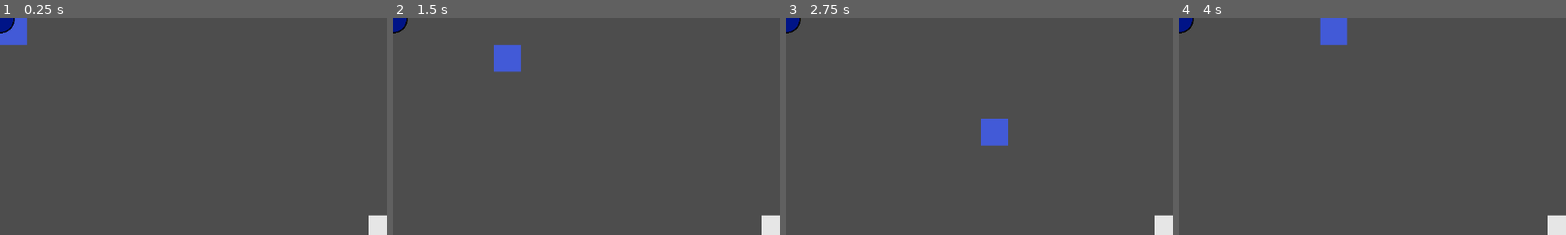
Above: before the commit, frames 1-4 (left to right).
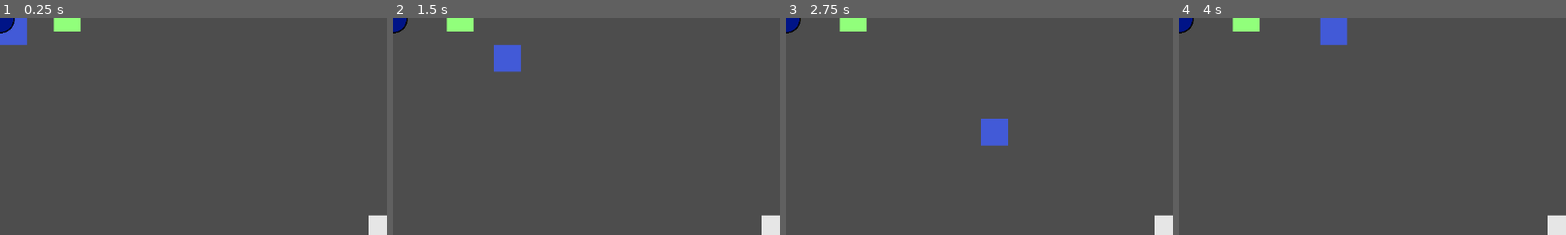
Above: after the commit, the same moments.

Repository: ElianOsiris/LightsOut
Game: Godot game, scene res://main.tscn
Same seed, same stepped clock (60 frames per second), same inputs: the game is played once before the commit and once after it.
Inputs (mouse positions are % of the whole screen's width and height, from its top left):
- Up to frame 1 (0.25 s): no input
- Up to frame 2 (1.5 s): tap Enter at 0.5 s; move the mouse to (72, 45) at 0.52 s; hold D (ui_right) 0.53-1.28 s; click (72, 45) at 0.67 s; move the mouse to (30, 55) at 1.27 s; hold S (ui_down) from 1.28 s (still down); click (30, 55) at 1.42 s
- Up to frame 3 (2.75 s): move the mouse to (60, 28) at 2.02 s; release S (ui_down) at 2.03 s; hold D (ui_right) from 2.03 s (still down); click (60, 28) at 2.17 s
- Up to frame 4 (4 s): move the mouse to (45, 70) at 2.77 s; release D (ui_right) at 2.78 s; hold W (ui_up) 2.78-3.53 s; click (45, 70) at 2.92 s; move the mouse to (80, 65) at 3.52 s; hold A (ui_left) from 3.53 s (still down); click (80, 65) at 3.67 s
The pictures show only the part of the screen within x 0-50%, y 0-50%; the shares and areas given below are measured in that part.

The runs differ from the first frame. In frame 1, 0.4% of the frame differs, in the area x 13-21%, y 0-7%; in frame 2, 0.4%; in frame 3, 0.4%; in frame 4, 0.4%.

Commit message:
Add bomb checkpoint

Diff:
--- /dev/null
+++ b/BombCheckpoint.gd
@@ -0,0 +1,11 @@
+extends Node
+
+class_name BombCheckpoint
+
+@onready var already_used: bool = false
+
+func handle_bomb(bomb: Node2D):
+	print("Yeah it work !")
+	if not already_used:
+		already_used = true
+		bomb.queue_free()
--- /dev/null
+++ b/BombCheckpoint.tscn
@@ -0,0 +1,21 @@
+[gd_scene load_steps=3 format=3 uid="uid://b7836ie51rkl0"]
+
+[ext_resource type="Script" uid="uid://docvhb8y4p2fs" path="res://BombCheckpoint.gd" id="1_2y4hx"]
+
+[sub_resource type="RectangleShape2D" id="RectangleShape2D_fnug8"]
+size = Vector2(40, 40)
+
+[node name="BombCheckpoint" type="Node2D"]
+script = ExtResource("1_2y4hx")
+
+[node name="Area" type="Area2D" parent="."]
+
+[node name="CollisionShape2D" type="CollisionShape2D" parent="Area"]
+shape = SubResource("RectangleShape2D_fnug8")
+
+[node name="ColorRect" type="ColorRect" parent="Area"]
+offset_left = -20.0
+offset_top = -20.0
+offset_right = 20.0
+offset_bottom = 20.0
+color = Color(0.569767, 1, 0.480726, 1)
--- a/main.tscn
+++ b/main.tscn
@@ -6,6 +6,7 @@
 [ext_resource type="PackedScene" uid="uid://c7urxr4nlp4w5" path="res://lights_swap.tscn" id="4_kek77"]
 [ext_resource type="PackedScene" uid="uid://ceg5f06iaowqs" path="res://walls.tscn" id="5_4c57u"]
 [ext_resource type="PackedScene" uid="uid://bls3qyxua5dop" path="res://bomb.tscn" id="6_efxa6"]
+[ext_resource type="PackedScene" uid="uid://b7836ie51rkl0" path="res://BombCheckpoint.tscn" id="7_272bh"]
 
 [node name="Main" type="Node"]
 
@@ -27,6 +28,9 @@
 
 [node name="Bomb" parent="." instance=ExtResource("6_efxa6")]
 
+[node name="BombCheckpoint" parent="." instance=ExtResource("7_272bh")]
+position = Vector2(100, 0)
+
 [connection signal="body_entered" from="Light/LightArea1" to="Light/LightArea1" method="_on_body_entered"]
 [connection signal="body_entered" from="Light/LightArea2" to="Light/LightArea2" method="_on_body_entered"]
 [connection signal="body_entered" from="LightSwitch/LightSwitchArea" to="LightSwitch" method="_on_light_switch_area_body_entered"]
--- a/player.gd
+++ b/player.gd
@@ -5,6 +5,8 @@
 
 @export var speed: float = 200.0
 var lives: int = 3
+var is_carry: bool = false
+var carry_item: Node2D
 
 func _physics_process(delta):
 	var input_vector = Vector2(
@@ -20,8 +22,15 @@
 
 	if Input.is_mouse_button_pressed(1):
 		for area in player_area.get_overlapping_areas():
-			if area.get_parent().name == "Bomb":
-				area.position = Vector2(position.x, position.y)
+			var parent = area.get_parent()
+			if parent.name == "Bomb":
+				if not is_carry:
+					carry_item = area
+					is_carry = true
+				parent.position = Vector2(position.x, position.y)
+	else:
+		if is_carry:
+			drop_bomb()
 
 func add_score(points: int):
 	lives -= points
@@ -30,6 +39,15 @@
 	else:
 		print("You have been caught!")
 
+func drop_bomb():
+	if is_instance_valid(carry_item):
+		for area in player_area.get_overlapping_areas():
+			if area.get_parent() is BombCheckpoint:
+				var bomb_checkpoint: BombCheckpoint = area.get_parent()
+				if not bomb_checkpoint.already_used:
+					bomb_checkpoint.handle_bomb(carry_item)
+
+
 func detect_player(body):
 	if body.name == "Player":
 		body.add_score(1)
--- a/project.godot
+++ b/project.godot
@@ -14,6 +14,10 @@
 run/main_scene="res://main.tscn"
 config/features=PackedStringArray("4.4", "Forward Plus")
 config/icon="res://icon.svg"
+
+[dotnet]
+
+project/assembly_name="Lights Out"
 
 [input]
 
Not shown, added: BombCheckpoint.gd.uid
Not shown: 1 places in main.tscn that only renumber resources
